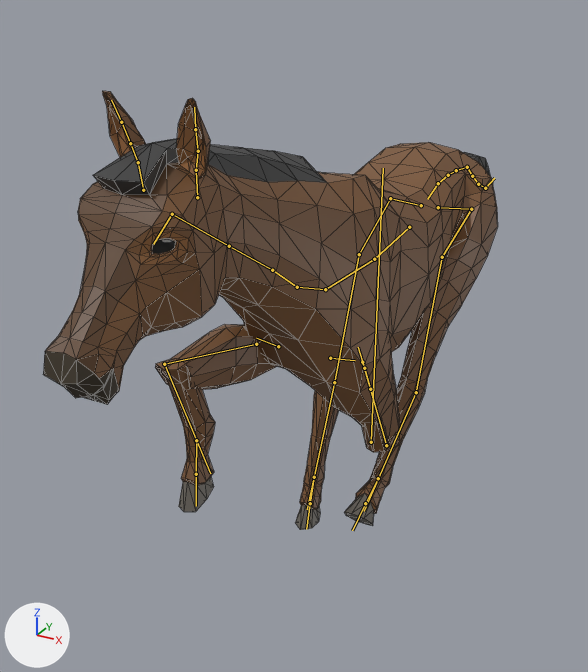
A saved change to the glTF model race-engine/assets/models/horse-sprint-v19.glb.
Before and after are seen from a 50 mm camera at (2.63, -6.33, 4.87) aimed at (-0.56, -0.52, 1.97). Arrows for +X, +Y and +Z are at lower left; the lights stay in place. The picture after the commit comes second. Both versions are drawn at frame 10 of the action 'Sprint_Left'; the numbers are the values there. The bones that change, and the others that lie on the model, are drawn over the model as lines. Mesh edges are drawn as thin lines on the coarser meshes.
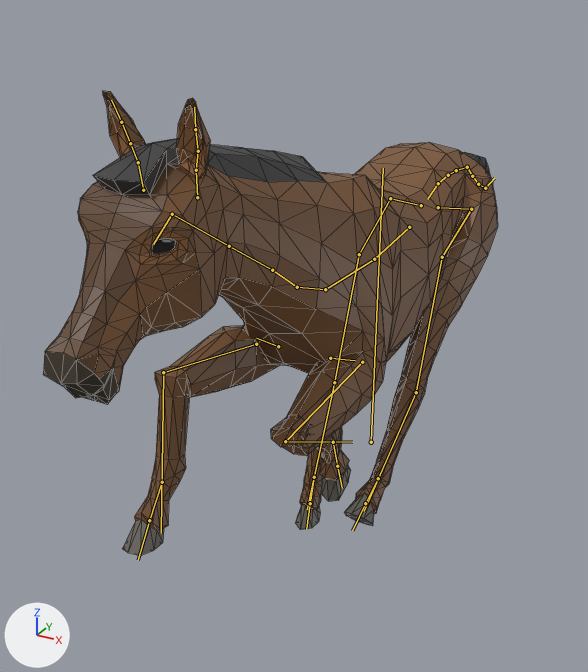
The change, as JSON lines over the scene's bpy script:
```json
{"block": "bone_frontupperlegl", "where": "bone_frontupperlegl = bpy.data.objects['AnimalArmature'].pose.bones['FrontUpperLegL']  # child of 'FrontShoulderL'"}
{"op": "set", "path": "bone_frontupperlegl.rotation_quaternion", "old": "(0.958, 0.288, 0.0, 0.0)", "new": "(0.751, -0.66, 0.0, 0.0)", "note": "degrees (33, 0, 0) -> degrees (-83, 0, 0)"}
{"block": "bone_frontlowerlegl", "where": "bone_frontlowerlegl = bpy.data.objects['AnimalArmature'].pose.bones['FrontLowerLegL']  # child of 'FrontUpperLegL'"}
{"op": "set", "path": "bone_frontlowerlegl.rotation_quaternion", "old": "(0.08, -0.997, 0.0, 0.0)", "new": "(0.346, -0.938, 0.0, 0.0)", "note": "degrees (-171, 0, 0) -> degrees (-140, 0, 0)"}
{"block": "bone_frontupperlegr", "where": "bone_frontupperlegr = bpy.data.objects['AnimalArmature'].pose.bones['FrontUpperLegR']  # child of 'FrontShoulderR'"}
{"op": "set", "path": "bone_frontupperlegr.rotation_quaternion", "old": "(0.637, -0.77, 0.0, 0.0)", "new": "(0.656, -0.755, 0.0, 0.0)", "note": "degrees (-101, 0, 0) -> degrees (-98, 0, 0)"}
{"block": "bone_frontlowerlegr", "where": "bone_frontlowerlegr = bpy.data.objects['AnimalArmature'].pose.bones['FrontLowerLegR']  # child of 'FrontUpperLegR'"}
{"op": "set", "path": "bone_frontlowerlegr.rotation_quaternion", "old": "(-0.515, 0.857, 0.0, 0.0)", "new": "(-0.734, 0.679, 0.0, 0.0)", "note": "degrees (-118, 0, 0) -> degrees (-86, 0, 0)"}
{"block": "bone_ikfrontlegl", "where": "bone_ikfrontlegl = bpy.data.objects['AnimalArmature'].pose.bones['IKFrontLegL']"}
{"op": "set", "path": "bone_ikfrontlegl.location", "old": "(0.0, -1.52, -0.33)", "new": "(0.0, -1.16, -0.89)"}
{"op": "set", "path": "bone_ikfrontlegl.rotation_quaternion", "old": "(0.425, -0.905, 0.0, 0.0)", "new": "(0.939, 0.345, 0.0, 0.0)", "note": "degrees (-130, 0, 0) -> degrees (40, 0, 0)"}
{"block": "bone_ikfrontlegr", "where": "bone_ikfrontlegr = bpy.data.objects['AnimalArmature'].pose.bones['IKFrontLegR']"}
{"op": "set", "path": "bone_ikfrontlegr.location", "old": "(0.0, -1.01, -1.39)", "new": "(0.0, -0.76, -1.74)"}
{"op": "set", "path": "bone_ikfrontlegr.rotation_quaternion", "old": "(0.991, 0.134, 0.0, 0.0)", "new": "(0.992, -0.126, 0.0, 0.0)", "note": "degrees (15, 0, 0) -> degrees (-14, 0, 0)"}
```

Where the change shows, as pixel boxes [x1, y1, x2, y2] in the pictures (588 x 672 px):
```json
{"object": "Cube", "change": "posed", "before": [78, 91, 498, 514], "after": [78, 91, 498, 530]}
{"object": "Cube_3", "change": "posed", "before": [179, 477, 374, 530], "after": [122, 466, 374, 556]}
{"bone": "FrontUpperLegL", "before": "(362, 362) to (386, 445)", "after": "(362, 362) to (285, 441)"}
{"bone": "FrontLowerLegL", "before": "(386, 445) to (362, 362)", "after": "(285, 441) to (352, 442)"}
{"bone": "FrontUpperLegR", "before": "(256, 344) to (164, 364)", "after": "(256, 344) to (163, 372)"}
{"bone": "FrontLowerLegR", "before": "(164, 364) to (210, 473)", "after": "(163, 372) to (161, 533)"}
{"bone": "IKFrontLegL", "before": "(370, 389) to (364, 368)", "after": "(333, 442) to (337, 466)"}
{"bone": "IKFrontLegR", "before": "(196, 440) to (196, 474)", "after": "(162, 482) to (149, 520)"}
```
